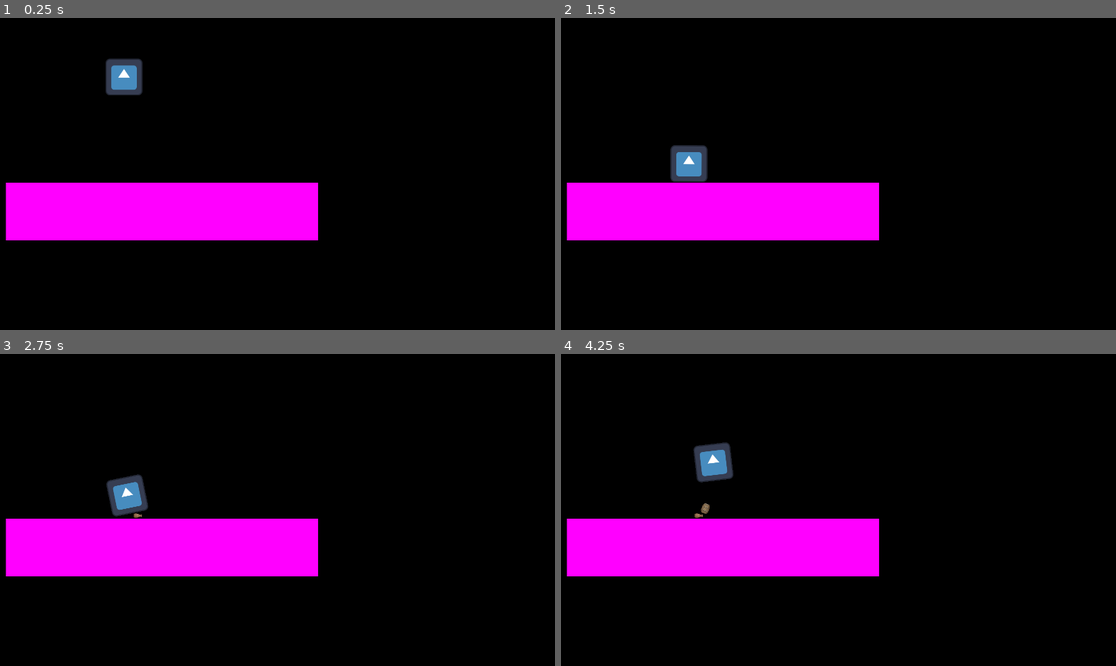
Above: before the commit, frames 1-4 (two rows, left to right).
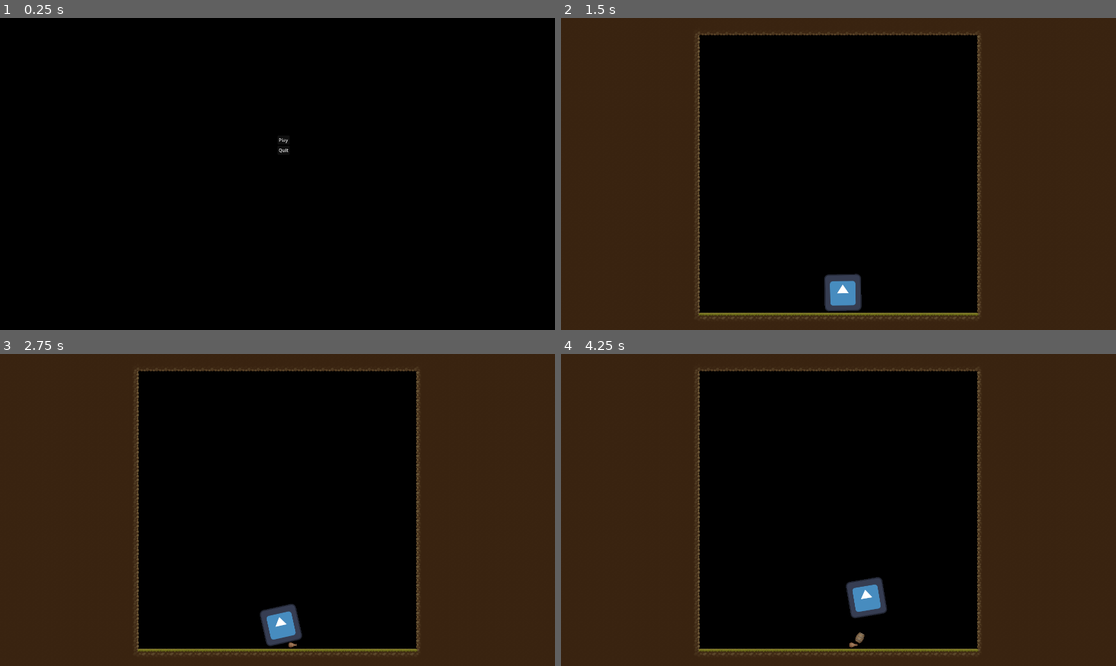
Above: after the commit, the same moments.

Repository: adudewithapc/piktiv-autumn-game-jam-2024
Game: Godot game, scene res://Scenes/Menu.tscn
Two runs of this game, one before a commit and one after it. Both use one fixed random seed, a clock stepped at 60 frames per second and the inputs below. Before the commit the project starts from res://Scenes/Personal/Axel.tscn. The engine's default icon, where the game draws it, is replaced by a stand-in: a white triangle on a blue panel in a dark square.
Inputs (mouse positions are in pixels of both pictures, inside the frame that each line leads up to):
- Up to frame 1 (0.25 s): no input
- Up to frame 2 (1.5 s): click (844, 139) at 0.5 s, where only the run after the commit has a clickable "Play"; tap Enter at 1.25 s; hold Right (first_move_right) from 1.28 s (still down)
- Up to frame 3 (2.75 s): tap Space (jump) at 1.52, 2.27 s; release Right (first_move_right) at 2.03 s; hold Left (first_move_left) from 2.03 s (still down)
- Up to frame 4 (4.25 s): release Left (first_move_left) at 2.78 s; hold Right (first_move_right) from 2.78 s (still down); tap Space (jump) at 3.5, 3.77 s

The runs differ from the first frame. In frame 1, 11% of the frame differs, in the area x 1-58%, y 12-72%; in frame 2, 62%; in frame 3, 62%; in frame 4, 63%, in the area x 0-100%, y 0-100%.

Commit message:
set menu as starting scene and added player to art level

Diff:
--- a/Scenes/LevelArt.tscn
+++ b/Scenes/LevelArt.tscn
@@ -1,7 +1,8 @@
-[gd_scene load_steps=5 format=4 uid="uid://cyd5qhl2dq8l1"]
+[gd_scene load_steps=6 format=4 uid="uid://cyd5qhl2dq8l1"]
 
 [ext_resource type="Script" path="res://Scripts/MainLevel.gd" id="1_kb54q"]
 [ext_resource type="TileSet" uid="uid://jniiomlp1d41" path="res://Art/VillageProps/VillageGroundTileSet.tres" id="1_ocwr7"]
+[ext_resource type="PackedScene" uid="uid://c6yfd8r1lchfw" path="res://Scenes/Player.tscn" id="3_csi8t"]
 
 [sub_resource type="RectangleShape2D" id="RectangleShape2D_0tx28"]
 size = Vector2(64, 1080)
@@ -38,3 +39,6 @@
 position = Vector2(960, 540)
 tile_map_data = PackedByteArray("AAAPAP7/AAACAAUAAAAPAP//AAACAAUAAAAPAAAAAAACAAUAAAAPAAEAAAACAAUAAAAPAAIAAAACAAUAAAAPAA …(18160 unchanged characters)…
 tile_set = ExtResource("1_ocwr7")
+
+[node name="Player" parent="." instance=ExtResource("3_csi8t")]
+position = Vector2(963, 868)
--- a/project.godot
+++ b/project.godot
@@ -11,7 +11,7 @@
 [application]
 
 config/name="piktiv-autumn-game-jam-2024"
-run/main_scene="res://Scenes/Personal/Axel.tscn"
+run/main_scene="res://Scenes/Menu.tscn"
 config/features=PackedStringArray("4.3", "GL Compatibility")
 config/icon="res://icon.svg"
 
